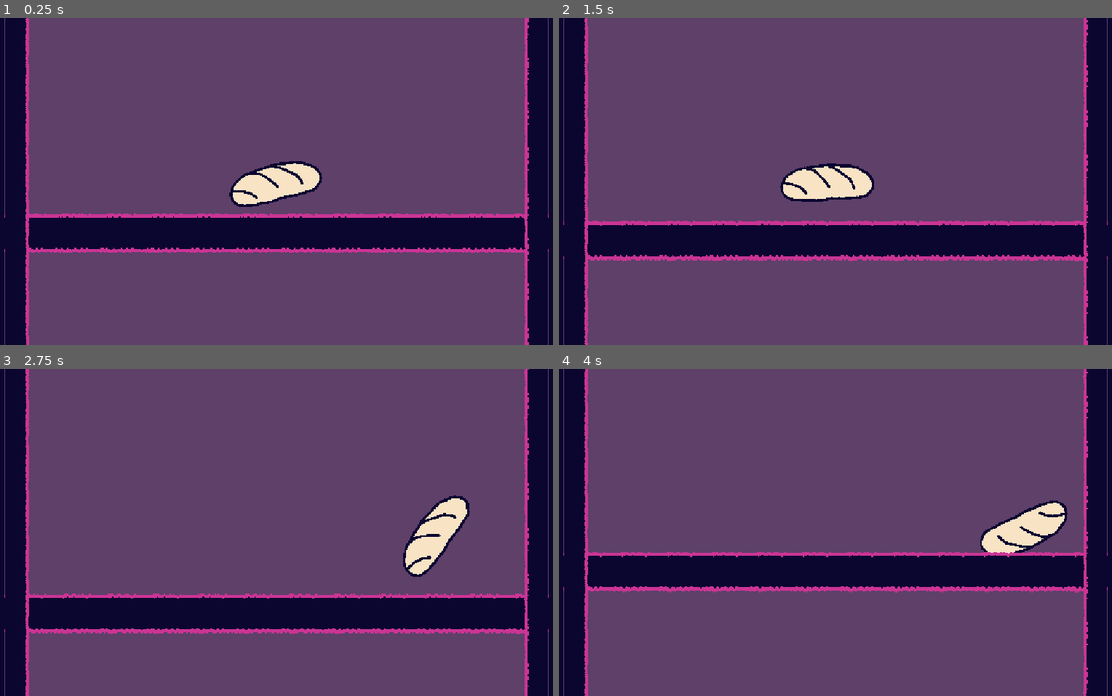
Above: before the commit, frames 1-4 (two rows, left to right).
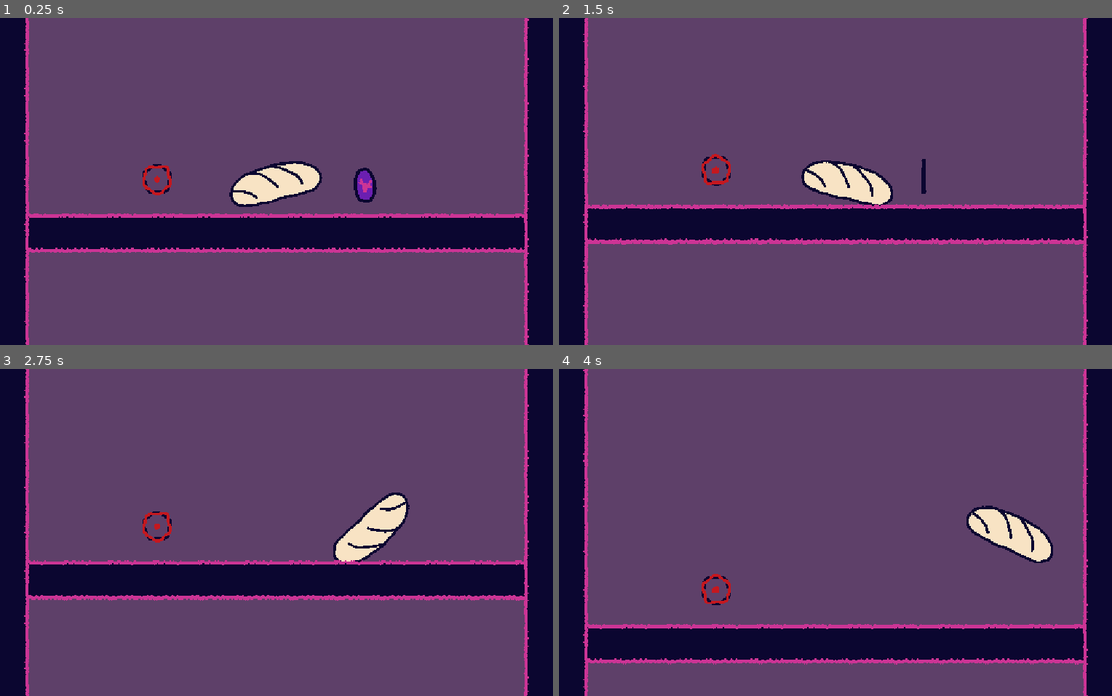
Above: after the commit, the same moments.

Repository: Iviv122/loan
Game: Godot game, scene res://scenes/gameplay.tscn
Same seed, same stepped clock (60 frames per second), same inputs: the game is played once before the commit and once after it.
Inputs (mouse positions are in pixels of both pictures, inside the frame that each line leads up to):
- Up to frame 1 (0.25 s): no input
- Up to frame 2 (1.5 s): move the mouse to (962, 165) at 0.52 s; press the mouse at (962, 165) at 0.53 s; move the mouse to (719, 197) at 1.27 s; release the mouse at (719, 197) at 1.28 s; click (719, 197) at 1.35 s
- Up to frame 3 (2.75 s): move the mouse to (337, 460) at 2.02 s; press the mouse at (337, 460) at 2.03 s
- Up to frame 4 (4 s): move the mouse to (807, 597) at 2.77 s; release the mouse at (807, 597) at 2.78 s; click (807, 597) at 2.85 s; move the mouse to (1012, 581) at 3.52 s; press the mouse at (1012, 581) at 3.53 s

The runs differ from the first frame. In frame 1, 1.0% of the frame differs, in the area x 0-100%, y 0-100%; in frame 2, 13%; in frame 3, 23%; in frame 4, 23%.

Commit message:
deatch fix

Diff:
--- /dev/null
+++ b/assets/interact/bread.tscn
@@ -0,0 +1,50 @@
+[gd_scene format=3 uid="uid://djwvgrysyt4is"]
+
+[ext_resource type="Script" uid="uid://c4vvddb8gorf1" path="res://objects/bread/bread.gd" id="1_2nfan"]
+[ext_resource type="Texture2D" uid="uid://nnl20jj758tk" path="res://raw_assets/sprites/bread.png" id="2_v38bb"]
+[ext_resource type="Script" uid="uid://d378bbyam4vpq" path="res://objects/visual/start_animation.gd" id="3_wemuq"]
+
+[sub_resource type="AtlasTexture" id="AtlasTexture_l1v76"]
+atlas = ExtResource("2_v38bb")
+region = Rect2(0, 0, 681, 360)
+
+[sub_resource type="AtlasTexture" id="AtlasTexture_ct7aa"]
+atlas = ExtResource("2_v38bb")
+region = Rect2(681, 0, 681, 360)
+
+[sub_resource type="AtlasTexture" id="AtlasTexture_ocj2s"]
+atlas = ExtResource("2_v38bb")
+region = Rect2(1362, 0, 681, 360)
+
+[sub_resource type="SpriteFrames" id="SpriteFrames_7biu0"]
+animations = [{
+"frames": [{
+"duration": 1.0,
+"texture": SubResource("AtlasTexture_l1v76")
+}, {
+"duration": 1.0,
+"texture": SubResource("AtlasTexture_ct7aa")
+}, {
+"duration": 1.0,
+"texture": SubResource("AtlasTexture_ocj2s")
+}],
+"loop": true,
+"name": &"new_animation",
+"speed": 5.0
+}]
+
+[sub_resource type="ConvexPolygonShape2D" id="ConvexPolygonShape2D_ct7aa"]
+points = PackedVector2Array(41, -105, 199, -92, 260, -23, 221, 53, -165, 150, -244, 114, -253, 27, -152, -49)
+
+[node name="bread" type="RigidBody2D" unique_id=1769527575]
+mass = 2.05
+script = ExtResource("1_2nfan")
+throw_power = 200.0
+
+[node name="AnimatedSprite2D" type="AnimatedSprite2D" parent="." unique_id=977233024]
+sprite_frames = SubResource("SpriteFrames_7biu0")
+animation = &"new_animation"
+script = ExtResource("3_wemuq")
+
+[node name="CollisionShape2D" type="CollisionShape2D" parent="." unique_id=704606302]
+shape = SubResource("ConvexPolygonShape2D_ct7aa")
--- /dev/null
+++ b/assets/interact/coin.tscn
@@ -0,0 +1,76 @@
+[gd_scene format=3 uid="uid://d0s1kn6vrj5eo"]
+
+[ext_resource type="Script" uid="uid://vtdknynreyoj" path="res://objects/enviroment/coin.gd" id="1_kpxce"]
+[ext_resource type="Texture2D" uid="uid://tcb6gun6cib6" path="res://raw_assets/sprites/vcoin.png" id="2_kd61k"]
+[ext_resource type="Script" uid="uid://d378bbyam4vpq" path="res://objects/visual/start_animation.gd" id="3_4t6n6"]
+
+[sub_resource type="AtlasTexture" id="AtlasTexture_101mb"]
+atlas = ExtResource("2_kd61k")
+region = Rect2(0, 0, 197, 200)
+
+[sub_resource type="AtlasTexture" id="AtlasTexture_hbo4f"]
+atlas = ExtResource("2_kd61k")
+region = Rect2(197, 0, 197, 200)
+
+[sub_resource type="AtlasTexture" id="AtlasTexture_ctvyo"]
+atlas = ExtResource("2_kd61k")
+region = Rect2(394, 0, 197, 200)
+
+[sub_resource type="AtlasTexture" id="AtlasTexture_qixtg"]
+atlas = ExtResource("2_kd61k")
+region = Rect2(591, 0, 197, 200)
+
+[sub_resource type="AtlasTexture" id="AtlasTexture_nt65e"]
+atlas = ExtResource("2_kd61k")
+region = Rect2(788, 0, 197, 200)
+
+[sub_resource type="AtlasTexture" id="AtlasTexture_bhmdk"]
+atlas = ExtResource("2_kd61k")
+region = Rect2(985, 0, 197, 200)
+
+[sub_resource type="AtlasTexture" id="AtlasTexture_s5y6v"]
+atlas = ExtResource("2_kd61k")
+region = Rect2(1182, 0, 197, 200)
+
+[sub_resource type="SpriteFrames" id="SpriteFrames_407ns"]
+animations = [{
+"frames": [{
+"duration": 1.0,
+"texture": SubResource("AtlasTexture_101mb")
+}, {
+"duration": 1.0,
+"texture": SubResource("AtlasTexture_hbo4f")
+}, {
+"duration": 1.0,
+"texture": SubResource("AtlasTexture_ctvyo")
+}, {
+"duration": 1.0,
+"texture": SubResource("AtlasTexture_qixtg")
+}, {
+"duration": 1.0,
+"texture": SubResource("AtlasTexture_nt65e")
+}, {
+"duration": 1.0,
+"texture": SubResource("AtlasTexture_bhmdk")
+}, {
+"duration": 1.0,
+"texture": SubResource("AtlasTexture_s5y6v")
+}],
+"loop": true,
+"name": &"default",
+"speed": 5.0
+}]
+
+[sub_resource type="CircleShape2D" id="CircleShape2D_101mb"]
+radius = 122.64
+
+[node name="Coin" type="Area2D" unique_id=1167496453]
+script = ExtResource("1_kpxce")
+metadata/_custom_type_script = "uid://vtdknynreyoj"
+
+[node name="AnimatedSprite2D" type="AnimatedSprite2D" parent="." unique_id=1451292743]
+sprite_frames = SubResource("SpriteFrames_407ns")
+script = ExtResource("3_4t6n6")
+
+[node name="CollisionShape2D" type="CollisionShape2D" parent="." unique_id=1706163259]
+shape = SubResource("CircleShape2D_101mb")
--- /dev/null
+++ b/assets/interact/wire.tscn
@@ -0,0 +1,55 @@
+[gd_scene format=3 uid="uid://dx4lots0vurem"]
+
+[ext_resource type="Script" uid="uid://wktutm6amhk1" path="res://objects/enviroment/wire.gd" id="1_nabyy"]
+[ext_resource type="Texture2D" uid="uid://bfjbl2kmmhvdx" path="res://raw_assets/sprites/wire.png" id="2_8fgn2"]
+[ext_resource type="Script" uid="uid://d378bbyam4vpq" path="res://objects/visual/start_animation.gd" id="3_wc53l"]
+
+[sub_resource type="AtlasTexture" id="AtlasTexture_407ns"]
+atlas = ExtResource("2_8fgn2")
+region = Rect2(0, 0, 256, 256)
+
+[sub_resource type="AtlasTexture" id="AtlasTexture_w3w6i"]
+atlas = ExtResource("2_8fgn2")
+region = Rect2(256, 0, 256, 256)
+
+[sub_resource type="AtlasTexture" id="AtlasTexture_pv71h"]
+atlas = ExtResource("2_8fgn2")
+region = Rect2(512, 0, 256, 256)
+
+[sub_resource type="AtlasTexture" id="AtlasTexture_m6b5a"]
+atlas = ExtResource("2_8fgn2")
+region = Rect2(768, 0, 256, 256)
+
+[sub_resource type="SpriteFrames" id="SpriteFrames_mesn4"]
+animations = [{
+"frames": [{
+"duration": 1.0,
+"texture": SubResource("AtlasTexture_407ns")
+}, {
+"duration": 1.0,
+"texture": SubResource("AtlasTexture_w3w6i")
+}, {
+"duration": 1.0,
+"texture": SubResource("AtlasTexture_pv71h")
+}, {
+"duration": 1.0,
+"texture": SubResource("AtlasTexture_m6b5a")
+}],
+"loop": true,
+"name": &"default",
+"speed": 5.0
+}]
+
+[sub_resource type="CircleShape2D" id="CircleShape2D_hbo4f"]
+radius = 102.31325
+
+[node name="wire" type="Area2D" unique_id=1853742232]
+script = ExtResource("1_nabyy")
+metadata/_custom_type_script = "uid://wktutm6amhk1"
+
+[node name="AnimatedSprite2D" type="AnimatedSprite2D" parent="." unique_id=694875459]
+sprite_frames = SubResource("SpriteFrames_mesn4")
+script = ExtResource("3_wc53l")
+
+[node name="CollisionShape2D" type="CollisionShape2D" parent="." unique_id=1618613231]
+shape = SubResource("CircleShape2D_hbo4f")
--- /dev/null
+++ b/objects/bread/bread.gd
@@ -0,0 +1,24 @@
+extends RigidBody2D
+class_name Bread
+
+
+@export var throw_power : float = 100
+@export var line_render : Line2D
+@export var max_power : float = 500
+
+signal died()
+
+func die() -> void:
+	died.emit()
+	queue_free()
+
+func _input(event : InputEvent) -> void:
+	if event.is_action_pressed("m1"):
+
+		var m_pos : Vector2 = get_global_mouse_position()
+		var dir : Vector2 = (global_position-m_pos)
+
+		var power = min(dir.length(),max_power)
+		print(power)
+
+		apply_force(dir.normalized()*throw_power*power,m_pos)
--- a/objects/bread/throw.gd
+++ /dev/null
@@ -1,12 +0,0 @@
-extends RigidBody2D
-
-@export var throw_power : float = 100
-
-@export var line_render : Line2D
-
-func _input(event : InputEvent):
-	if event.is_action_pressed("m1"):
-
-		var m_pos : Vector2 = get_global_mouse_position()
-		var dir : Vector2 = (global_position-m_pos)
-		apply_force(dir*throw_power,m_pos)
--- /dev/null
+++ b/objects/enviroment/coin.gd
@@ -0,0 +1,8 @@
+extends Area2D
+class_name Coin
+
+func _ready() -> void:
+	body_entered.connect(pickup)
+
+func pickup(_body : Node2D) -> void:
+	queue_free()
--- a/objects/enviroment/walls.gd
+++ b/objects/enviroment/walls.gd
@@ -5,7 +5,8 @@
 @export var move_period : int = 256
 
 func _process(delta: float) -> void:
-	if charater_to_follow.global_position.y > 0:
-		global_position.y = (int(charater_to_follow.global_position.y) / move_period)*move_period
-	else:
-		global_position.y = (int(abs(charater_to_follow.global_position.y)) / move_period)*-move_period
+	if is_instance_valid(charater_to_follow):
+		if charater_to_follow.global_position.y > 0:
+			global_position.y = (int(charater_to_follow.global_position.y) / move_period)*move_period
+		else:
+			global_position.y = (int(abs(charater_to_follow.global_position.y)) / move_period)*-move_period
--- /dev/null
+++ b/objects/enviroment/wire.gd
@@ -0,0 +1,9 @@
+extends Area2D
+class_name Wire
+
+func _ready() -> void:
+	body_entered.connect(kill)
+
+func kill(body : Node2D) -> void:
+	if body is Bread:
+		body.die()
--- a/objects/visual/follow_target.gd
+++ b/objects/visual/follow_target.gd
@@ -1,6 +1,13 @@
 extends Camera2D
 
-@export var target : Node2D
+@export var target : Bread
+
+func _ready():
+	target.died.connect(died)
+
+func died() -> void:
+	target = null
 
 func _process(delta):
-	global_position.y = target.global_position.y
+	if is_instance_valid(target):
+		global_position.y = target.global_position.y
--- a/scenes/gameplay.tscn
+++ b/scenes/gameplay.tscn
@@ -1,44 +1,12 @@
 [gd_scene format=4 uid="uid://do4u05l8rc1om"]
 
 [ext_resource type="Texture2D" uid="uid://cilw16tar320p" path="res://raw_assets/sprites/walls.png" id="1_7biu0"]
-[ext_resource type="Texture2D" uid="uid://nnl20jj758tk" path="res://raw_assets/sprites/bread.png" id="2_00tan"]
-[ext_resource type="Script" uid="uid://c4vvddb8gorf1" path="res://objects/bread/throw.gd" id="2_ct7aa"]
+[ext_resource type="PackedScene" uid="uid://djwvgrysyt4is" path="res://assets/interact/bread.tscn" id="2_4bh5q"]
 [ext_resource type="Script" uid="uid://cmct70bd1m8gw" path="res://objects/visual/follow_target.gd" id="2_ocj2s"]
-[ext_resource type="Script" uid="uid://d378bbyam4vpq" path="res://objects/visual/start_animation.gd" id="3_l1v76"]
 [ext_resource type="Texture2D" uid="uid://q6r0orfcrptu" path="res://raw_assets/sprites/bridge.png" id="5_din8e"]
 [ext_resource type="Script" uid="uid://corbol6h0uwtk" path="res://objects/enviroment/walls.gd" id="6_4bh5q"]
-
-[sub_resource type="AtlasTexture" id="AtlasTexture_l1v76"]
-atlas = ExtResource("2_00tan")
-region = Rect2(0, 0, 681, 360)
-
-[sub_resource type="AtlasTexture" id="AtlasTexture_ct7aa"]
-atlas = ExtResource("2_00tan")
-region = Rect2(681, 0, 681, 360)
-
-[sub_resource type="AtlasTexture" id="AtlasTexture_ocj2s"]
-atlas = ExtResource("2_00tan")
-region = Rect2(1362, 0, 681, 360)
-
-[sub_resource type="SpriteFrames" id="SpriteFrames_7biu0"]
-animations = [{
-"frames": [{
-"duration": 1.0,
-"texture": SubResource("AtlasTexture_l1v76")
-}, {
-"duration": 1.0,
-"texture": SubResource("AtlasTexture_ct7aa")
-}, {
-"duration": 1.0,
-"texture": SubResource("AtlasTexture_ocj2s")
-}],
-"loop": true,
-"name": &"new_animation",
-"speed": 5.0
-}]
-
-[sub_resource type="ConvexPolygonShape2D" id="ConvexPolygonShape2D_ct7aa"]
-points = PackedVector2Array(41, -105, 199, -92, 260, -23, 221, 53, -165, 150, -244, 114, -253, 27, -152, -49)
+[ext_resource type="PackedScene" uid="uid://d0s1kn6vrj5eo" path="res://assets/interact/coin.tscn" id="6_e124b"]
+[ext_resource type="PackedScene" uid="uid://dx4lots0vurem" path="res://assets/interact/wire.tscn" id="7_101mb"]
 
 [sub_resource type="TileSetAtlasSource" id="TileSetAtlasSource_4bh5q"]
 texture = ExtResource("5_din8e")
@@ -54,7 +22,7 @@
 
 [sub_resource type="TileSetAtlasSource" id="TileSetAtlasSource_00tan"]
 texture = ExtResource("1_7biu0")
-texture_region_size = Vector2i(255, 256)
+texture_region_size = Vector2i(256, 256)
 0:0/0 = 0
 1:0/0 = 0
 2:0/0 = 0
@@ -76,19 +44,8 @@
 script = ExtResource("2_ocj2s")
 target = NodePath("../bread")
 
-[node name="bread" type="RigidBody2D" parent="." unique_id=479260713]
+[node name="bread" parent="." unique_id=1769527575 instance=ExtResource("2_4bh5q")]
 position = Vector2(0, -205)
-mass = 2.05
-script = ExtResource("2_ct7aa")
-throw_power = 200.0
-
-[node name="AnimatedSprite2D" type="AnimatedSprite2D" parent="bread" unique_id=848813331]
-sprite_frames = SubResource("SpriteFrames_7biu0")
-animation = &"new_animation"
-script = ExtResource("3_l1v76")
-
-[node name="CollisionShape2D" type="CollisionShape2D" parent="bread" unique_id=1729459826]
-shape = SubResource("ConvexPolygonShape2D_ct7aa")
 
 [node name="bridge" type="StaticBody2D" parent="." unique_id=900584115]
 
@@ -117,3 +74,9 @@
 [node name="CollisionShape2D3" type="CollisionShape2D" parent="walls" unique_id=2054095300]
 position = Vector2(1870.25, 0)
 shape = SubResource("RectangleShape2D_ct7aa")
+
+[node name="Coin" parent="." unique_id=1167496453 instance=ExtResource("6_e124b")]
+position = Vector2(495, -156)
+
+[node name="wire" parent="." unique_id=1853742232 instance=ExtResource("7_101mb")]
+position = Vector2(-675, -189)
Renamed: objects/bread/throw.gd.uid -> objects/bread/bread.gd.uid
Not shown, added: objects/enviroment/coin.gd.uid
Not shown, added: objects/enviroment/wire.gd.uid
Binary file added: raw_assets/sprites/saw.png
Not shown, added: raw_assets/sprites/saw.png.import
Binary file added: raw_assets/sprites/vcoin.png
Not shown, added: raw_assets/sprites/vcoin.png.import
Binary file added: raw_assets/sprites/wire.png
Not shown, added: raw_assets/sprites/wire.png.import
